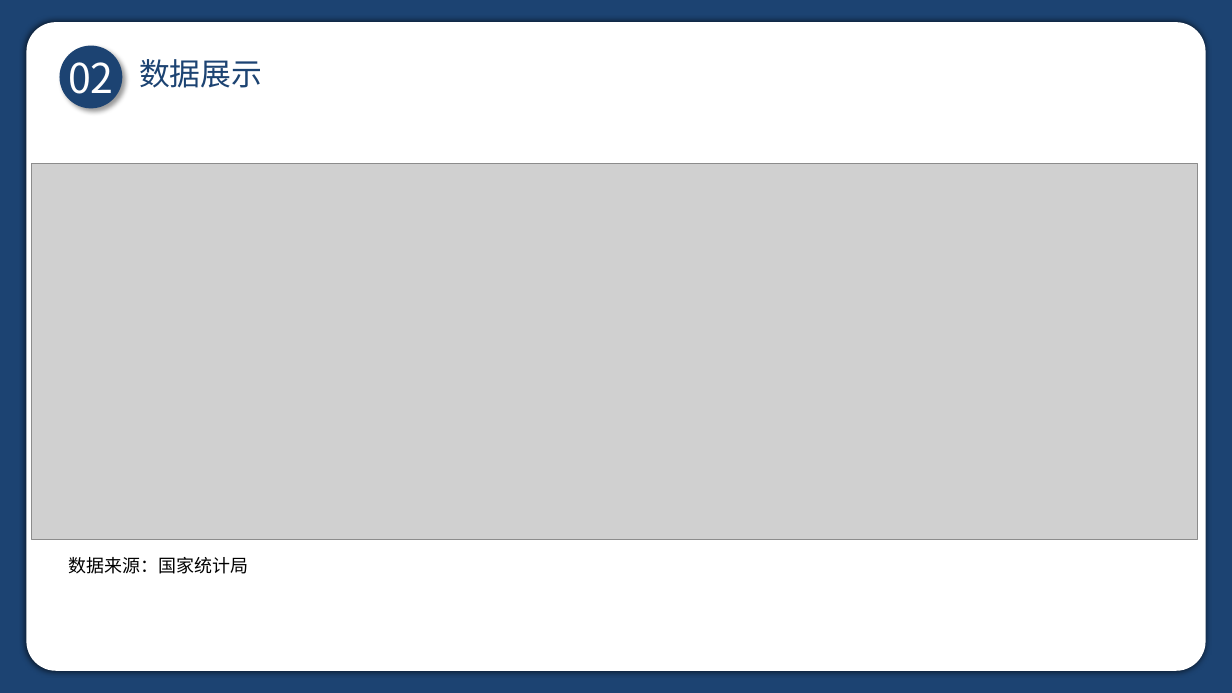
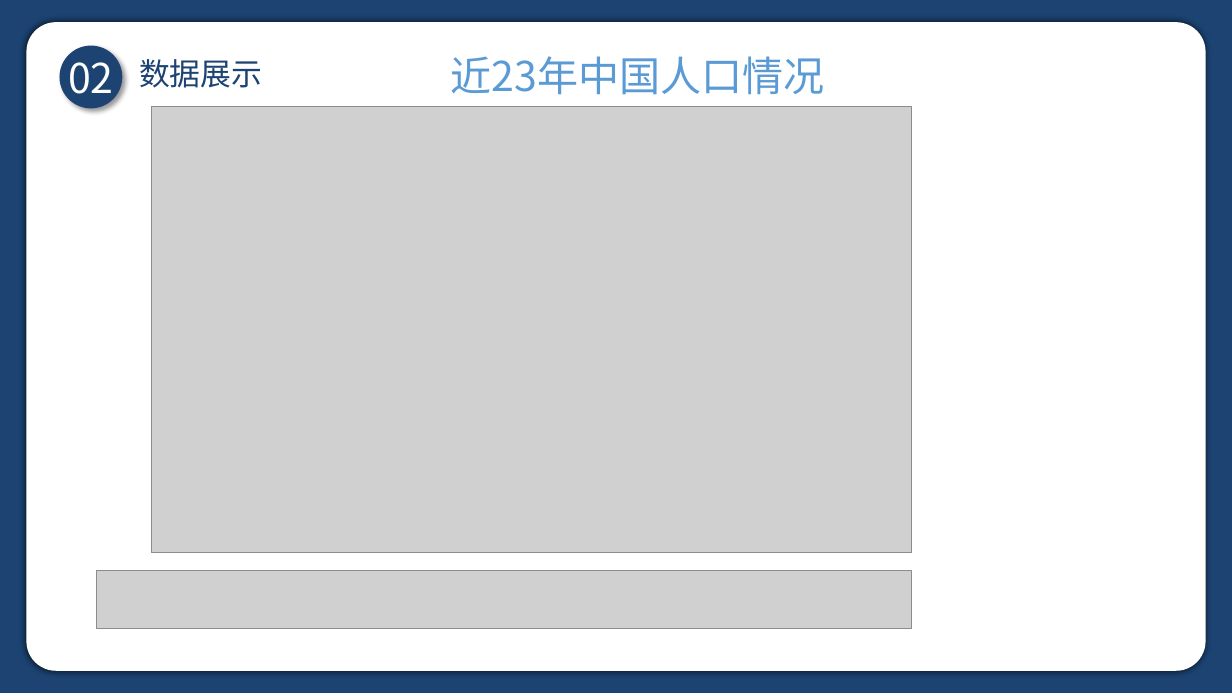
Before and after one commit to Hidehiii/Coursework_Data_Visualization, a slide deck: slide 15 of 答辩ppt.pptx (slide 6 before the commit). Drawn at 1232x693 pixels with LibreOffice and Linux fonts; fonts in the diff are those of the drawing; grey boxes stand for pictures. Boxes give left, top, right and bottom in pixels: in the first picture for what was removed or moved away, otherwise in the second. Text is boxed around its words. In the diff, an @@ line names an element or a change of style, - is before the commit and + after.

```diff
--- a/答辩ppt.pptx
+++ b/答辩ppt.pptx
@@ text added at bbox=[450, 56, 824, 95], 32 pt, text gradient #1F4E79 to #5B9BD5 to #9DC3E6 @@
+近23年中国人口情况
@@ picture: place and size @@
-picture at bbox=[31, 164, 1198, 539]
+picture at bbox=[152, 106, 911, 553]
@@ freeform shape removed at bbox=[663, 376, 835, 546] @@
@@ text removed at bbox=[69, 557, 249, 574] @@
-数据来源：国家统计局
@@ picture added at bbox=[96, 571, 911, 628] @@
```
Also in this commit, not shown: 11 other slides changed, 33 slides added, 1 slide removed.
